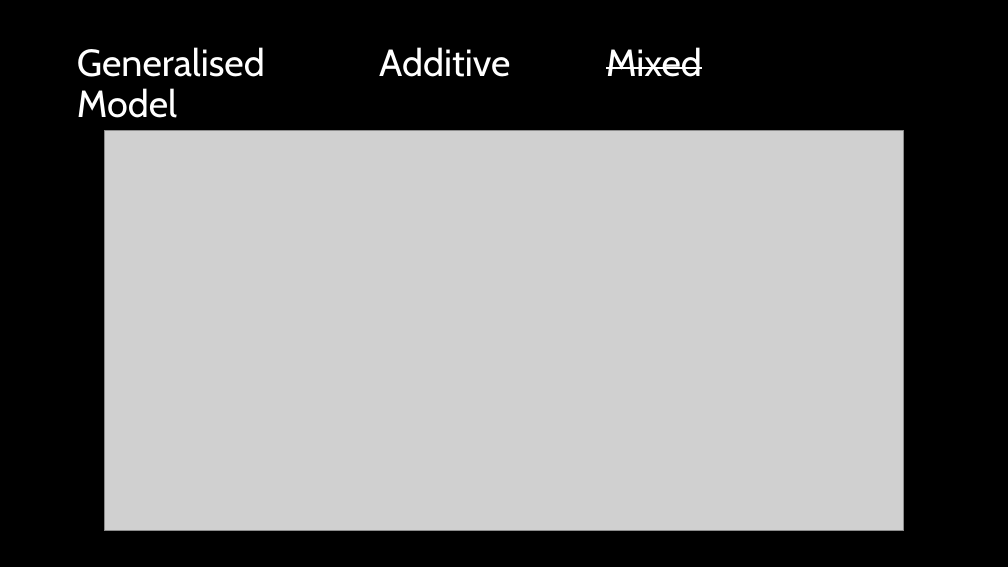
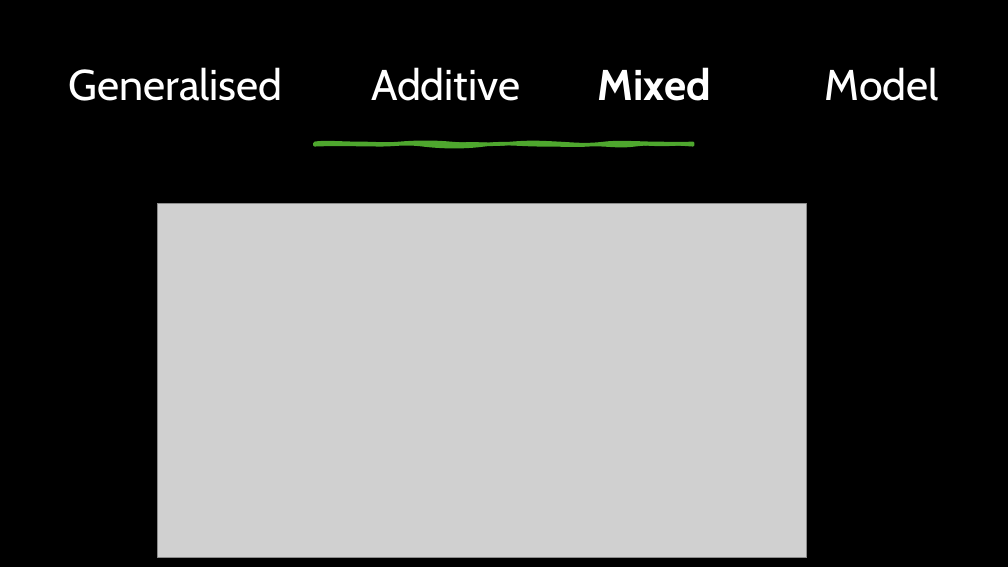
Before and after one commit to caitlin91/GAMMsforLVC, a slide deck: slide 7 of GAMMs for LVC.pptx (slide 6 before the commit). Drawn at 1008x567 pixels with LibreOffice and Linux fonts; fonts in the diff are those of the drawing; grey boxes stand for pictures. Boxes give left, top, right and bottom in pixels: in the first picture for what was removed or moved away, otherwise in the second. Text is boxed around its words. In the diff, an @@ line names an element or a change of style, - is before the commit and + after.

Commit message:
finished slides

```diff
--- a/GAMMs for LVC.pptx
+++ b/GAMMs for LVC.pptx
@@ title "Generalised Additive Mixed Model": place and size @@
-title "Generalised Additive Mixed Model" at (77, 47, 702, 77)
+title "Generalised Additive Mixed Model" at (69, 67, 939, 101)
@@ title "Generalised Additive Mixed Model" at (69, 67, 939, 101): size 36 to 41 pt; bold on, strikethrough off in "Mixed"; alignment left to centre @@
@@ freeform shape added at (315, 144, 693, 145), fill #4EA72E, outline #4EA72E 3.25 pt @@
@@ picture: place and size @@
-picture at (104, 131, 904, 531)
+picture at (157, 203, 807, 558)
```
Also in this commit, not shown: 5 slides added.
